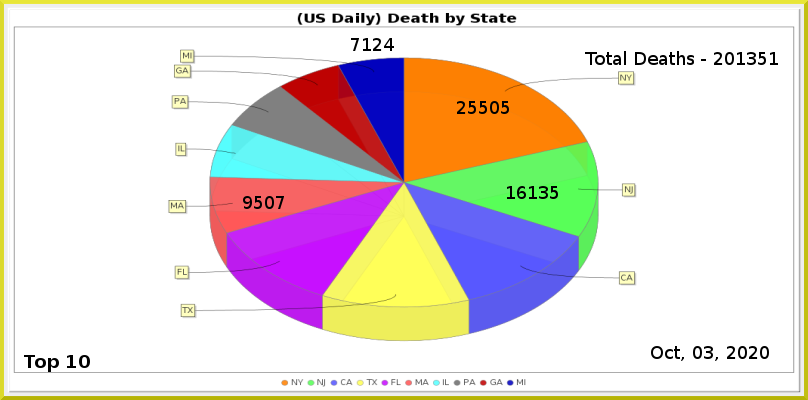
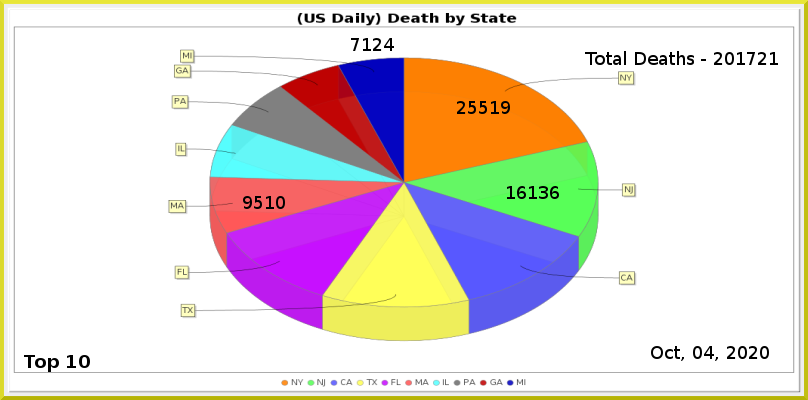
Layer changes from the first 808x400 image to the second:
painted on "MA" over [265, 196, 285, 209]
painted on "NJ" over [550, 186, 559, 199]
painted on "NY" over [490, 101, 510, 114]
renamed "Total Deaths - 201351" to "Total Deaths - 201721", painted on it over [747, 52, 767, 65]
painted on "Current Date" over [704, 346, 714, 359]
